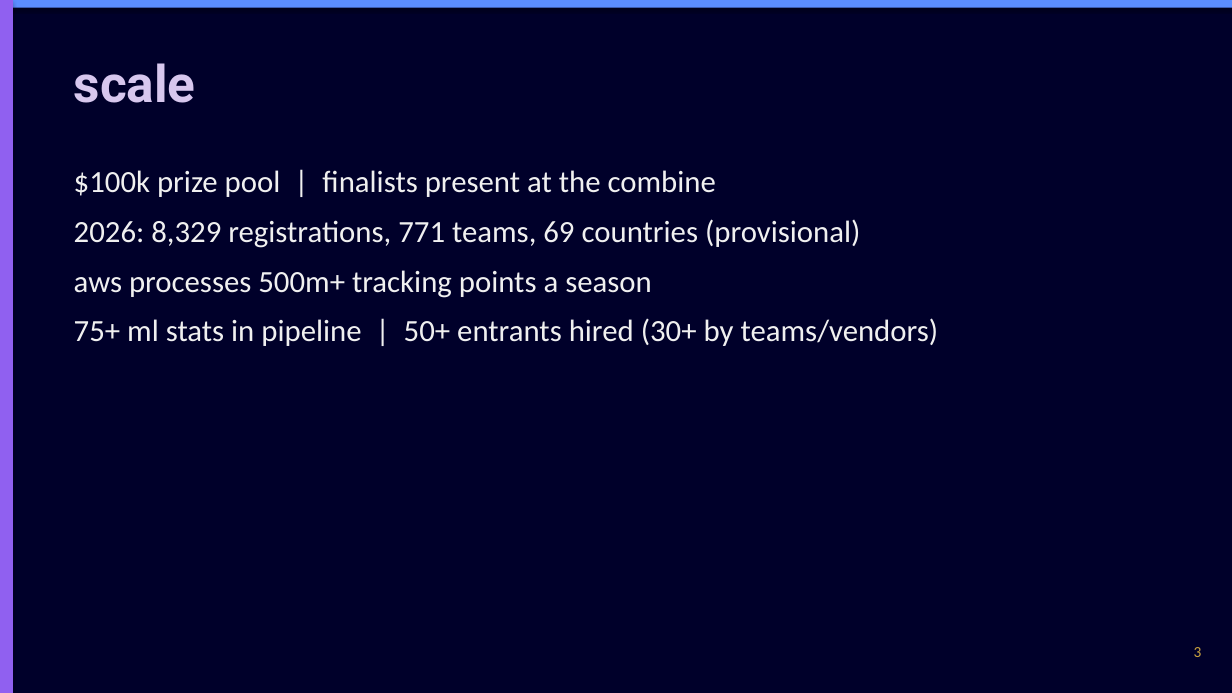
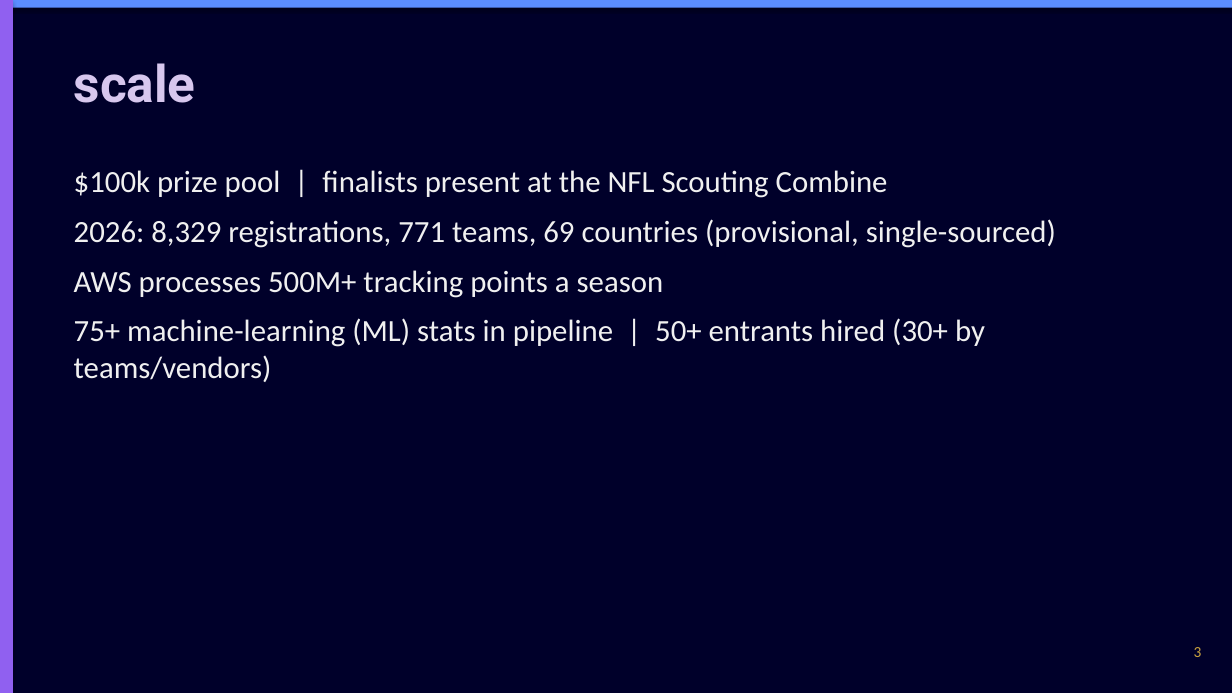
Before and after one commit to chasko-labs/nfl-big-data-bowl-2027, a slide deck: slide 3 of deck/unified.pptx. Drawn at 1232x693 pixels with LibreOffice and Linux fonts; fonts in the diff are those of the drawing. Boxes give left, top, right and bottom in pixels: in the first picture for what was removed or moved away, otherwise in the second. Text is boxed around its words. In the diff, an @@ line names an element or a change of style, - is before the commit and + after.

```diff
--- a/deck/unified.pptx
+++ b/deck/unified.pptx
@@ text at bbox=[74, 170, 1056, 382]: text changed @@
-$100k prize pool | finalists present at the combine
-2026: 8,329 registrations, 771 teams, 69 countries (provisional)
-aws processes 500m+ tracking points a season
-75+ ml stats in pipeline | 50+ entrants hired (30+ by teams/vendors)
+$100k prize pool | finalists present at the NFL Scouting Combine
+2026: 8,329 registrations, 771 teams, 69 countries (provisional, single-sourced)
+AWS processes 500M+ tracking points a season
+75+ machine-learning (ML) stats in pipeline | 50+ entrants hired (30+ by teams/vendors)
```
Also in this commit, not shown: 14 other slides changed.
